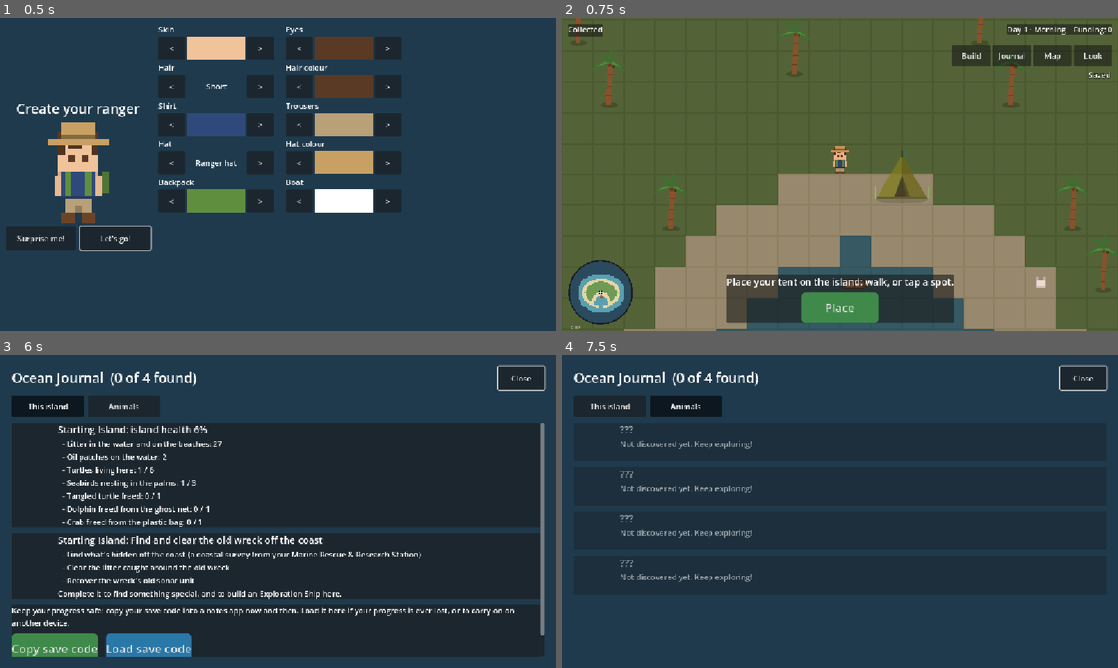
Above: before the commit, frames 1-4 (two rows, left to right).
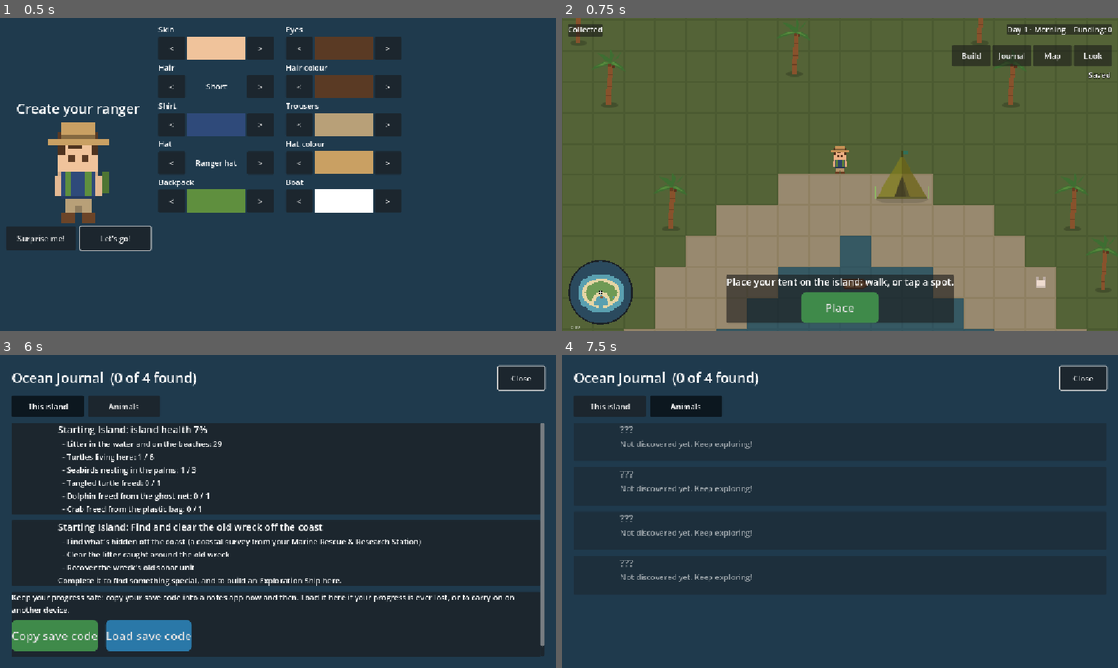
Above: after the commit, the same moments.

Repository: detronics-apps/ocean-haven
Game: Godot game, scene res://scenes/world/ocean_world.tscn
The game is run twice, just before and just after one commit, with the same random seed, the same clock (stepped at 60 frames per second) and the same inputs.
Inputs:
- Up to frame 1 (0.5 s): no input
- Up to frame 2 (0.75 s): click "Let's go!" at 0.5 s
- Up to frame 3 (6 s): click "Place" at 1.25 s; click "Build" at 2 s; click "All" at 2.75 s; click "Buildings" at 3.5 s; click "Land" at 4.25 s; click "Pick up" at 5 s; click "Journal" at 5.75 s
- Up to frame 4 (7.5 s): click "This island" at 6.5 s; click "Animals" at 7.25 s

Frame 1 is identical in both runs. In frame 3, 14% of the frame differs, in the area x 2-98%, y 22-97%; in frame 4, nothing differs.

Commit message:
Oil patches are mid-game: none until the Deep Sea's Deep-Ocean Outpost (oil-spill equipment) exists; the oil health factor waits for it too (HealthFactor.needs_building); MASTER_PLAN updated
Co-Authored-By: Claude Opus 5.5 <noreply@anthropic.com>
Claude-Session: https://claude.ai/code/session_01TgTuR8CE1ck28M9f6vukjR

Diff:
--- a/data/regions/home_island.tres
+++ b/data/regions/home_island.tres
@@ -44,7 +44,7 @@
 species = ExtResource("5_crab")
 node_name = "Crab2"
 position = Vector2(400, 208)
-island_health = 0.45
+island_health = 0.4
 healthy_islands = 0
 note = "A second ghost crab has moved onto your beach: it's clean enough for them now!"
 
@@ -116,6 +116,7 @@
 amount = 2
 weight = 2.0
 text = "Oil patches on the water"
+needs_building = &"deep_ocean_outpost"
 
 [sub_resource type="Resource" id="Health_seabirds"]
 script = ExtResource("3_health")
--- a/scripts/systems/health_factor.gd
+++ b/scripts/systems/health_factor.gd
@@ -13,3 +13,6 @@
 @export var weight := 1.0
 ## What it is, for the Journal ("Litter in the water").
 @export var text: String
+## Only counts (and shows) once a building with this id exists somewhere, e.g. oil patches
+## once the Deep-Ocean Outpost's oil-spill equipment is there ("" = always).
+@export var needs_building: StringName
--- a/scripts/systems/island_health.gd
+++ b/scripts/systems/island_health.gd
@@ -14,10 +14,24 @@
 		return -1.0
 	var total := 0.0
 	var weights := 0.0
-	for factor: HealthFactor in region.health:
+	for factor: HealthFactor in factors(tree, region):
 		total += score(tree, region, factor) * factor.weight
 		weights += factor.weight
 	return total / weights if weights > 0.0 else -1.0
+
+
+## The factors that count right now (some wait for a building: HealthFactor.needs_building).
+static func factors(tree: SceneTree, region: RegionData) -> Array[HealthFactor]:
+	var list: Array[HealthFactor] = []
+	for factor: HealthFactor in region.health:
+		if factor.needs_building == &"" or built(tree, factor.needs_building):
+			list.append(factor)
+	return list
+
+
+## Whether a building with this id exists anywhere.
+static func built(tree: SceneTree, id: StringName) -> bool:
+	return tree.get_nodes_in_group("buildings").any(func(b: Node) -> bool: return b.data.id == id)
 
 
 ## How far along one factor is, 0..1.
--- a/scripts/ui/journal_screen.gd
+++ b/scripts/ui/journal_screen.gd
@@ -118,7 +118,7 @@
 	var tree := get_tree()
 	var lines: Array[String] = ["%s: island health %d%%" % [
 		region.display_name, roundi(IslandHealth.of(tree, region) * 100.0)]]
-	for factor: HealthFactor in region.health:
+	for factor: HealthFactor in IslandHealth.factors(tree, region):
 		lines.append("  - " + IslandHealth.describe(tree, region, factor))
 	var entry := card(null, lines)
 	entry.name = "Health_" + region.id
--- a/scripts/world/litter_spawner.gd
+++ b/scripts/world/litter_spawner.gd
@@ -10,8 +10,11 @@
 @export var max_litter := 15
 ## Chance that a new piece floats at sea (the rest wash up on beaches).
 @export var at_sea_chance := 0.75
-## Chance that what drifts in at sea is an oil patch (from passing ships) instead of litter ...
+## Chance that what drifts in at sea is an oil patch (from passing ships) instead of litter,
+## once a building with id `oil_needs` exists (mid-game: the Deep Sea's Deep-Ocean Outpost
+## brings the oil-spill equipment) ...
 @export var oil_chance := 0.08
+@export var oil_needs: StringName = &"deep_ocean_outpost"
 ## ... while there are fewer than this many oil patches in the area.
 @export var max_oil := 2
 const OIL := preload("res://data/items/oil_patch.tres")
@@ -131,7 +134,7 @@
 			spot = beach.pick_random()
 		if ranger and spot.distance_to(ranger.global_position) < min_distance_from_ranger:
 			continue
-		var oil := at_sea and randf() < oil_chance and _in_area(func(d: Debris) -> bool: return d.item == OIL) < max_oil
+		var oil := at_sea and randf() < oil_chance and IslandHealth.built(get_tree(), oil_needs) and _in_area(func(d: Debris) -> bool: return d.item == OIL) < max_oil
 		return spawn_at(OIL if oil else _items.pick_random(), spot, at_sea)
 	return null
 
--- a/tests/test_island_health.gd
+++ b/tests/test_island_health.gd
@@ -92,10 +92,27 @@
 	_expect(ground.modulate.r < 1.0 and ground.modulate.b > ground.modulate.r, "litter back: muted colours again")
 	_expect(world.get_node("KelpIsland/Ground").modulate == Color.WHITE, "islands without health keep their colours")
 
-	# Oil on the water: only the ranger's own boat cleans it up, and it's never carried.
+	# Oil: none until mid-game, when the Deep Sea's Deep-Ocean Outpost brings oil-spill equipment.
 	for debris: Node in get_nodes_in_group("debris"):
 		debris.free()
 	var spawner: Node = world.get_node("LitterSpawner")
+	spawner.at_sea_chance = 1.0
+	spawner.oil_chance = 1.0
+	var early_oil := 0
+	for i in 6:
+		var piece: Node = spawner.spawn_one()
+		if piece and piece.item.id == &"oil_patch":
+			early_oil += 1
+	_expect(early_oil == 0, "no oil patches before the Deep-Ocean Outpost exists")
+	for debris: Node in get_nodes_in_group("debris"):
+		debris.free()
+	var before_outpost: float = health.of(self, home)
+	var outpost: Resource = load("res://data/buildings/recycling_centre.tres").duplicate()
+	outpost.id = &"deep_ocean_outpost"  # stand-in until the Deep Sea's outpost is made
+	world.get_node("BuildMode").add_building(outpost, Vector2i(40, 40))
+	_expect(is_equal_approx(health.of(self, home), before_outpost), "no oil about: the oil factor is full once it counts")
+
+	# Oil on the water: only the ranger's own boat cleans it up, and it's never carried.
 	var clean: float = health.of(self, home)
 	var oil: Node = spawner.spawn_at(load("res://data/items/oil_patch.tres"), Vector2(-700, -300), true)
 	_expect(health.of(self, home) < clean, "oil on the water lowers the island's health")
Not shown, changed: CLAUDE.md
Not shown, changed: docs/MASTER_PLAN.md
